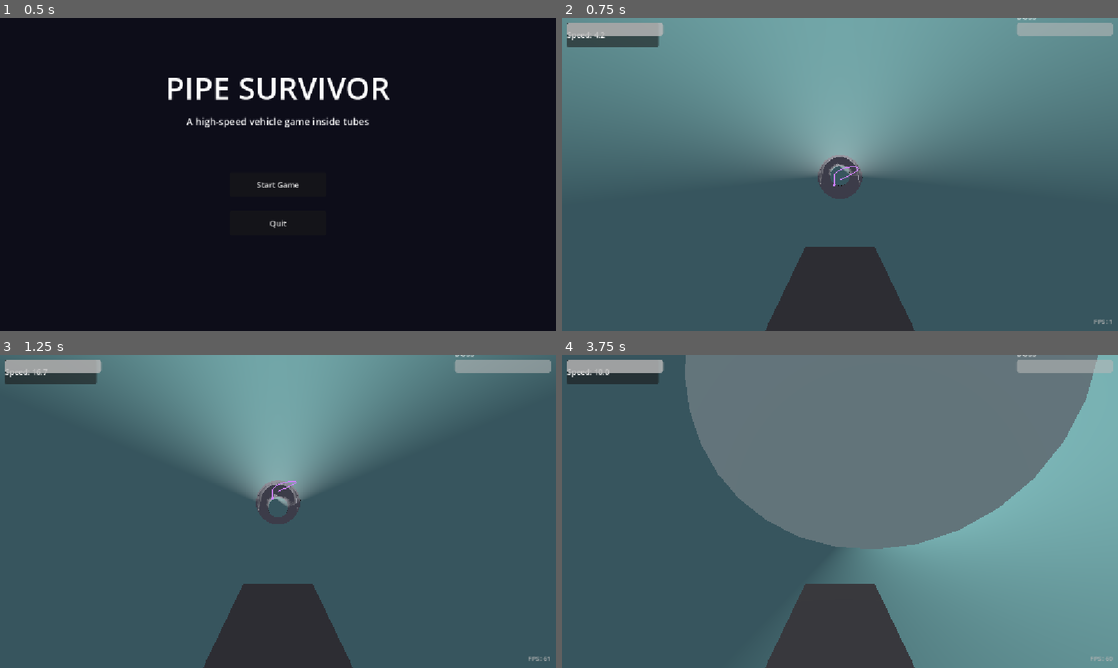
Above: before the commit, frames 1-4 (two rows, left to right).
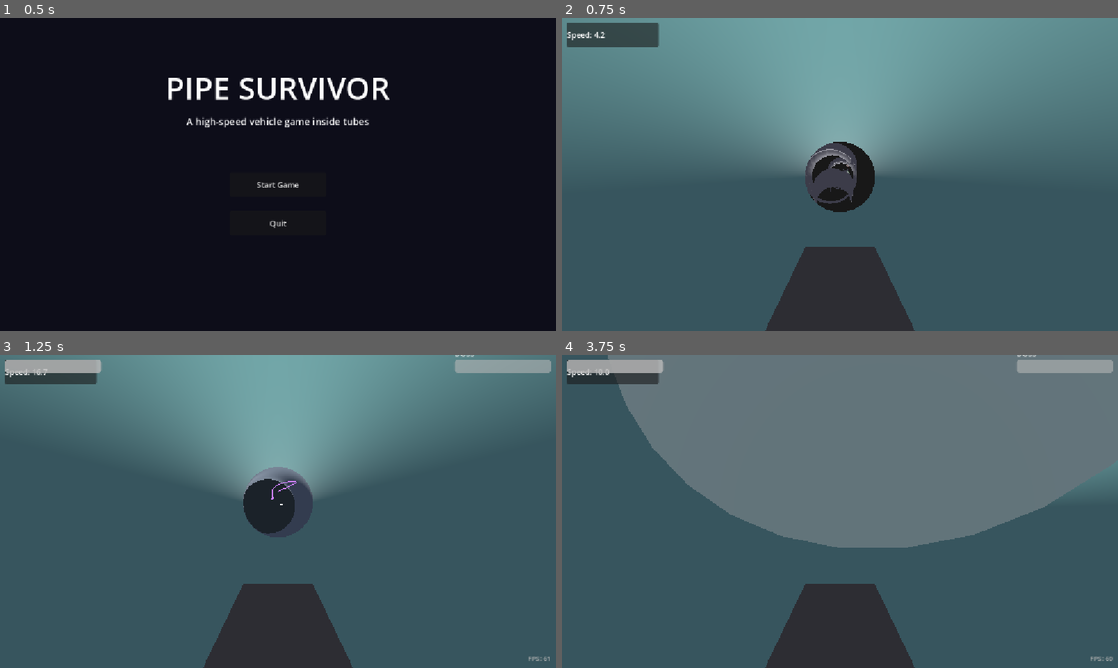
Above: after the commit, the same moments.

Repository: eternaldensity/pipe-survivor
Game: Godot game, scene res://MainMenu.tscn
The game is run twice, just before and just after one commit, with the same random seed, the same clock (stepped at 60 frames per second) and the same inputs.
Inputs:
- Up to frame 1 (0.5 s): no input
- Up to frame 2 (0.75 s): click "Start Game" at 0.5 s
- Up to frame 3 (1.25 s): no input
- Up to frame 4 (3.75 s): tap Enter (ui_accept) at 1.25, 1.52, 2.27 s; hold Right (ui_right) 1.28-2.03 s; hold R 1.28-2.03 s; hold Down (ui_down) 2.03-2.78 s; tap 1 at 2.1 s; hold Right (ui_right) 2.78-3.53 s; hold 2 2.78-3.53 s; hold Up (ui_up) from 3.53 s (still down); tap 3 at 3.6 s

Frame 1 is identical in both runs. In frame 2, 3.4% of the frame differs, in the area x 0-100%, y 0-98%; in frame 3, 2.1%; in frame 4, 30%, in the area x 8-100%, y 0-100%.

Commit message:
Phase C: v2 builder (macro graph + connectors, ring-aligned seams)

Diff:
--- a/level_generator.gd
+++ b/level_generator.gd
@@ -8,7 +8,7 @@
 @export var rest_interval: int = 4
 @export var junction_prob_base: float = 0.25
 @export var dead_end_prob: float = 0.3
-@export var generation_version: int = 1
+@export var generation_version: int = 2
 @export var min_radius: float = 6.0
 @export var max_radius: float = 20.0
 
@@ -29,6 +29,10 @@
 	_graph.clear()
 	_node_count = 0
 	rng.seed = seed
+
+	if generation_version >= 2:
+		await _generate_v2()
+		return
 
 	# Entry: straight pipe matching the vehicle's starting radius.
 	var entry := _add_node(SectionType.STRAIGHT, 1, {
@@ -352,6 +356,321 @@
 	await get_tree().process_frame
 	await get_tree().process_frame
 
+func _generate_v2() -> void:
+	# Build the macro topology.
+	var config := {
+		"main_anchors": 12,
+		"anchor_spacing_min": 60.0,
+		"anchor_spacing_max": 130.0,
+		"clearance_radius": 40.0,
+		"min_loops": 2,
+		"max_loops": 4,
+		"side_paths": 4,
+		"side_paths_min": 3,
+		"side_paths_max": 6,
+		"max_loop_span": 8,
+		"min_main_nodes": 8,
+		"max_main_nodes": 18,
+		"max_radius": 16.0,
+		"min_radius": 6.0,
+	}
+	var macro: MacroGraph = MacroGraph.generate(config, rng)
+	var v := macro.validate(config)
+	if not bool(v["ok"]):
+		push_warning("v2 macro validation failed: %s — falling back to v1" % str(v["errors"]))
+		generation_version = 1
+		await generate(network)
+		return
+
+	var zone_radius := func(zone: int) -> float:
+		var max_r := 16.0
+		var min_r := 6.0
+		var t := float(zone - 1) / 4.0
+		return lerpf(max_r, min_r, t)
+
+	# 1. Create macro node sections.
+	var node_sections: Array = []
+	node_sections.resize(macro.nodes.size())
+	for node in macro.nodes:
+		var radius: float = zone_radius.call(node.zone)
+		var is_junction := macro.degree(node.id) >= 3
+		var side_count := 0
+		for e in macro.edges:
+			if e.from_node == node.id or e.to_node == node.id:
+				if e.kind != MacroGraph.EdgeKind.MAIN:
+					side_count += 1
+		var packed: PackedScene
+		var props: Dictionary
+		if node.kind == MacroGraph.NodeKind.BOSS:
+			packed = load("res://BossArena.tscn")
+			props = {"entry_radius": radius + 2.0, "exit_radius": radius + 2.0, "length": 120.0}
+		elif node.kind == MacroGraph.NodeKind.ENTRY:
+			packed = load("res://StraightPipeSection.tscn")
+			props = {"entry_radius": radius, "exit_radius": radius, "length": 100.0}
+		elif node.kind == MacroGraph.NodeKind.REST or node.kind == MacroGraph.NodeKind.REWARD:
+			packed = load("res://RestZone.tscn")
+			props = {"entry_radius": radius + 4.0, "exit_radius": radius + 4.0, "length": 60.0}
+		elif is_junction:
+			packed = load("res://JunctionPipeSection.tscn")
+			var has_left := side_count >= 1
+			var has_right := side_count >= 2
+			props = {
+				"tube_radius": radius,
+				"trunk_length": 40.0,
+				"branch_angle": 25.0,
+				"branch_length": 60.0,
+				"decision_offset": 15.0,
+				"blend_length": 0.0,
+				"has_trunk": true,
+				"left_branch": has_left,
+				"right_branch": has_right,
+			}
+		else:
+			packed = load("res://StraightPipeSection.tscn")
+			props = {"entry_radius": radius, "exit_radius": radius, "length": 40.0}
+		var section: PipeSection = packed.instantiate() as PipeSection
+		for key in props:
+			section.set(key, props[key])
+		section.global_transform = Transform3D(Basis.IDENTITY, node.position)
+		network.add_child(section)
+		network.sections.append(section)
+		# Build port list: entry(0), exit(1), then side ports.
+		var ports: Array[Marker3D] = []
+		ports.append(section.entry)
+		ports.append(section.exit)
+		if section is JunctionPipeSection:
+			var j := section as JunctionPipeSection
+			for m in j.exits:
+				if m != null and m != j.exit:
+					ports.append(m)
+		# ensure at least side slots exist as null placeholders handled by size
+		section.exits = ports.duplicate()
+		node_sections[node.id] = section
+
+	# Let junction CSG meshes build before computing ring centers.
+	for i in range(15):
+		await get_tree().process_frame
+
+	# Align junction exit markers to their actual mesh mouth centres, so
+	# attached connectors and the seam harness agree with the geometry.
+	for node in macro.nodes:
+		var section: PipeSection = node_sections[node.id]
+		if not (section is JunctionPipeSection):
+			continue
+		var j := section as JunctionPipeSection
+		for i in range(j.exits.size()):
+			var marker: Marker3D = j.exits[i]
+			var radius := j.get_exit_radius(i)
+			var center := _mesh_ring_center(j, marker, radius)
+			marker.global_position = center
+
+	# 2. Reassign port indices for each macro edge.
+	var side_counter: Dictionary = {}
+	for node in macro.nodes:
+		side_counter[node.id] = 2
+	for e in macro.edges:
+		if e.kind == MacroGraph.EdgeKind.MAIN:
+			e.from_port = 1
+			e.to_port = 0
+		elif e.kind == MacroGraph.EdgeKind.SIDE:
+			e.from_port = side_counter[e.from_node]
+			side_counter[e.from_node] += 1
+			e.to_port = 0
+		else:  # LOOP
+			e.from_port = side_counter[e.from_node]
+			side_counter[e.from_node] += 1
+			if macro.degree(e.to_node) >= 3:
+				e.to_port = side_counter[e.to_node]
+				side_counter[e.to_node] += 1
+			else:
+				e.to_port = 1
+
+	# 3. Create connectors for each macro edge.
+	var connector_packed := load("res://ConnectorPipeSection.tscn")
+	for e in macro.edges:
+		var from_sec: PipeSection = node_sections[e.from_node]
+		var to_sec: PipeSection = node_sections[e.to_node]
+		if from_sec == null or to_sec == null:
+			continue
+		var from_port_idx: int = e.from_port
+		var to_port_idx: int = e.to_port
+		if from_port_idx < 0 or from_port_idx >= from_sec.exits.size():
+			from_port_idx = clampi(from_port_idx, 0, from_sec.exits.size() - 1)
+		if to_port_idx < 0 or to_port_idx >= to_sec.exits.size():
+			to_port_idx = clampi(to_port_idx, 0, to_sec.exits.size() - 1)
+		var from_marker: Marker3D = from_sec.exits[from_port_idx]
+		var to_marker: Marker3D = to_sec.exits[to_port_idx]
+		var radius := from_sec.get_exit_radius(from_port_idx)
+		# Match the actual mesh boundary rings, not just the markers, so seams
+		# close without gaps even when CSG/connector rings are slightly offset.
+		var from_center := _mesh_ring_center(from_sec, from_marker, radius)
+		var to_center := _mesh_ring_center(to_sec, to_marker, radius)
+		var start_transform := Transform3D(from_marker.global_transform.basis, from_center)
+		var end_pos := to_center
+		var end_tangent := to_marker.global_transform.basis.z
+		var end_point_local := start_transform.affine_inverse() * end_pos
+		var end_tangent_local := start_transform.basis.inverse() * end_tangent
+		var props := {
+			"end_point": end_point_local,
+			"end_tangent": end_tangent_local,
+			"tube_radius": radius,
+		}
+		var conn := connector_packed.instantiate() as PipeSection
+		for key in props:
+			conn.set(key, props[key])
+		conn.global_transform = start_transform
+		network.add_child(conn)
+		network.sections.append(conn)
+		conn.attached_from = from_sec
+		conn.attached_exit = from_port_idx
+
+	# 4. Place content.
+	_place_content_v2(node_sections, macro)
+
+	# Let async section _ready calls settle.
+	for i in range(10):
+		await get_tree().process_frame
+
+	# Seal the start and every dead end / unused mouth.
+	network.cap_open_ends()
+
+func _mesh_ring_center(section: PipeSection, marker: Marker3D, radius: float) -> Vector3:
+	# Average the boundary vertices near a marker to find the actual mesh mouth
+	# centre (CSG seams are rarely perfect circles centred on the marker).
+	var mi: MeshInstance3D = section.mesh_instance
+	if mi == null or mi.mesh == null:
+		return marker.global_position
+	var center := marker.global_position
+	var axis := marker.global_transform.basis.z.normalized()
+	var sum := Vector3.ZERO
+	var count := 0
+	var xf := mi.global_transform
+	for surf in range(mi.mesh.get_surface_count()):
+		var arr := mi.mesh.surface_get_arrays(surf)
+		if arr == null:
+			continue
+		var verts: PackedVector3Array = arr[Mesh.ARRAY_VERTEX]
+		var raw = arr[Mesh.ARRAY_INDEX]
+		var idx: PackedInt32Array = raw if raw != null else PackedInt32Array()
+		if verts.is_empty():
+			continue
+		# Weld vertices by position.
+		var weld := {}
+		var positions: Array[Vector3] = []
+		var remap := PackedInt32Array()
+		remap.resize(verts.size())
+		for vi in range(verts.size()):
+			var pp: Vector3 = verts[vi]
+			var key := "%d:%d:%d" % [roundi(pp.x * 100.0), roundi(pp.y * 100.0), roundi(pp.z * 100.0)]
+			if weld.has(key):
+				remap[vi] = weld[key]
+			else:
+				remap[vi] = positions.size()
+				weld[key] = positions.size()
+				positions.append(pp)
+		var tri_count := idx.size() / 3 if idx.size() > 0 else verts.size() / 3
+		var counts := {}
+		for t in range(tri_count):
+			var i0: int; var i1: int; var i2: int
+			if idx.size() > 0:
+				i0 = remap[idx[t * 3]]; i1 = remap[idx[t * 3 + 1]]; i2 = remap[idx[t * 3 + 2]]
+			else:
+				i0 = remap[t * 3]; i1 = remap[t * 3 + 1]; i2 = remap[t * 3 + 2]
+			for pair in [[i0, i1], [i1, i2], [i2, i0]]:
+				var lo: int = mini(pair[0], pair[1])
+				var hi: int = maxi(pair[0], pair[1])
+				var key := "%d:%d" % [lo, hi]
+				if counts.has(key):
+					counts[key] += 1
+				else:
+					counts[key] = 1
+		for t in range(tri_count):
+			var i0: int; var i1: int; var i2: int
+			if idx.size() > 0:
+				i0 = remap[idx[t * 3]]; i1 = remap[idx[t * 3 + 1]]; i2 = remap[idx[t * 3 + 2]]
+			else:
+				i0 = remap[t * 3]; i1 = remap[t * 3 + 1]; i2 = remap[t * 3 + 2]
+			for pair in [[i0, i1], [i1, i2], [i2, i0]]:
+				var lo: int = mini(pair[0], pair[1])
+				var hi: int = maxi(pair[0], pair[1])
+				var key := "%d:%d" % [lo, hi]
+				if counts[key] != 1:
+					continue
+				var a: Vector3 = positions[lo]
+				var b: Vector3 = positions[hi]
+				for pp in [a, b]:
+					var wp: Vector3 = xf * pp
+					var rel: Vector3 = wp - center
+					var along := rel.dot(axis)
+					var radial := (rel - axis * along).length()
+					if absf(along) < 1.0 and radial > radius * 0.35 and radial < radius * 1.65:
+						sum += wp
+						count += 1
+	if count < 6:
+		return marker.global_position
+	return sum / float(count)
+
+func _place_content_v2(node_sections: Array, macro: MacroGraph) -> void:
+	# Boss.
+	for node in macro.nodes:
+		if node.kind != MacroGraph.NodeKind.BOSS:
+			continue
+		var section: PipeSection = node_sections[node.id]
+		if section == null:
+			continue
+		var boss = load("res://BossVehicle.tscn").instantiate()
+		boss.network = network
+		boss.target = get_node_or_null("Vehicle")
+		var sec_len: float = section.get("length") if section.get("length") != null else 100.0
+		boss.arena_center = section.global_position
+		add_child(boss)
+		boss.global_position = boss.arena_center
+
+	# Signs at junctions.
+	for node in macro.nodes:
+		if macro.degree(node.id) < 3:
+			continue
+		var section: PipeSection = node_sections[node.id]
+		if section == null:
+			continue
+		var sign = load("res://Sign.tscn").instantiate()
+		sign.text = "JUNCTION"
+		sign.position = section.global_position + Vector3(0.0, 8.0, 0.0)
+		add_child(sign)
+
+	# Enemy spawner.
+	var spawner = EnemySpawner.new()
+	spawner.chaser_scene = load("res://ChaserEnemy.tscn")
+	spawner.ambusher_scene = load("res://AmbusherEnemy.tscn")
+	spawner.tank_scene = load("res://TankEnemy.tscn")
+	spawner.network = network
+	spawner.target = get_node_or_null("Vehicle")
+	spawner.spawn_interval = 4.0
+	spawner.max_enemies = 6
+	add_child(spawner)
+
+	# Game manager.
+	var gm = GameManager.new()
+	add_child(gm)
+
+	# Game HUD.
+	var hud = load("res://GameHUD.tscn").instantiate()
+	add_child(hud)
+
+	# Audio manager.
+	var audio = AudioManager.new()
+	add_child(audio)
+
+	# Pause menu.
+	var pause_menu = load("res://PauseMenu.tscn").instantiate()
+	add_child(pause_menu)
+
+	# Crafting UI.
+	var crafting_ui = load("res://CraftingUI.tscn").instantiate()
+	add_child(crafting_ui)
+	var vehicle = get_node_or_null("Vehicle")
+	if vehicle:
+		crafting_ui.bind_vehicle(vehicle)
 func _scene_for_type(type: SectionType) -> PackedScene:
 	match type:
 		SectionType.STRAIGHT:
